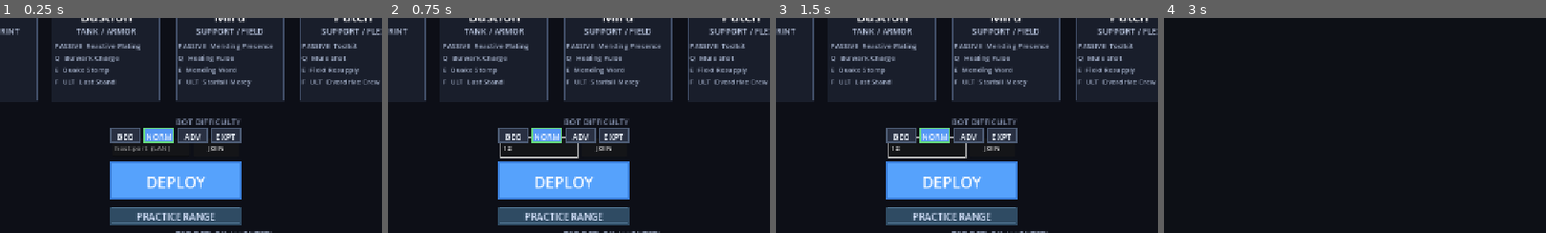
Above: before the commit, frames 1-4 (left to right).
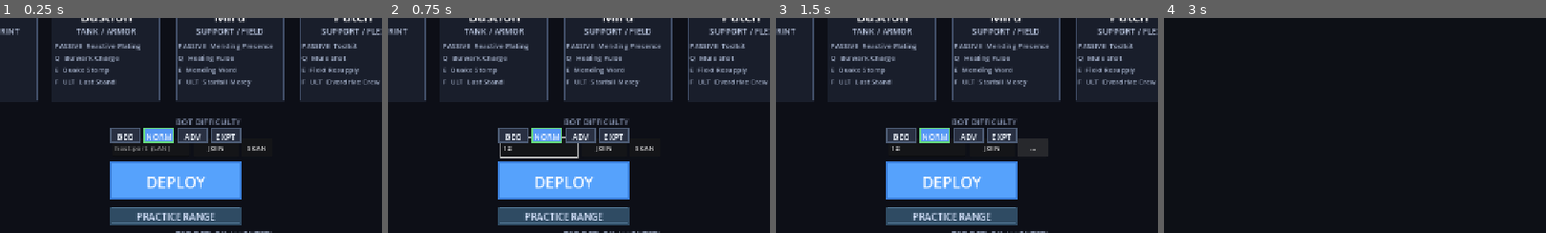
Above: after the commit, the same moments.

Repository: skyvanguard/hero-arena
Game: Godot game, scene res://main.tscn
Two runs of this game, one before a commit and one after it. Both use one fixed random seed, a clock stepped at 60 frames per second and the inputs below.
Inputs (mouse positions are % of the whole screen's width and height, from its top left):
- Up to frame 1 (0.25 s): no input
- Up to frame 2 (0.75 s): click (47, 80) at 0.52 s; type "12" at 0.6 s
- Up to frame 3 (1.5 s): click (61, 80) at 1.25 s, where only the run after the commit has a clickable "SCAN"
- Up to frame 4 (3 s): click (61, 80) at 2 s, where only the run after the commit has a clickable "..."; click "JOIN" at 2.75 s
The pictures show only the part of the screen within x 27-77%, y 50-100%; the shares and areas given below are measured in that part.

The runs differ from the first frame. In frame 1, less than 0.1% of the frame differs, in the area x 64-70%, y 59-62%; in frame 2, less than 0.1%; in frame 3, 0.9%, in the area x 29-72%, y 55-66%; in frame 4, nothing differs.

Commit message:
feat: hero-select SCAN (broadcast + unicast discovery, tap-to-fill rows)
SCAN button next to JOIN: broadcasts the discovery ping and unicasts it to the explicit host in the join field (if any). Up to two result rows on the join row (right of SCAN, left of the edit) show ip:port; tapping one fills the join field. Shows no servers found on an empty scan; disabled while scanning. The scanner is pumped from _process while in flight.

Diff:
--- a/game/ui/hero_select.gd
+++ b/game/ui/hero_select.gd
@@ -11,6 +11,12 @@
 var _practice_btn: Control
 var _join_edit: LineEdit
 var _join_btn: Button
+var _scan_btn: Button
+var _result_a: Button
+var _result_b: Button
+var _scanner: DiscoveryScanner = null
+var _scan_active := false
+var _scan_count := 0
 var _hero: HeroData = null
 var _cards: Array = []
 var _diff_btns: Array = []
@@ -25,6 +31,11 @@
 	_hero = hd
 	for c in _cards:
 		c.control.queue_redraw()
+
+func _process(_delta: float) -> void:
+	# Pump the LAN discovery scanner while a scan is in flight.
+	if _scan_active and _scanner != null:
+		_scanner.pump()
 
 func _unhandled_input(event: InputEvent) -> void:
 	if event is InputEventKey and event.pressed and not event.echo:
@@ -194,9 +205,79 @@
 	_join_btn.add_theme_font_size_override("font_size", 12)
 	_join_btn.pressed.connect(_join)
 	add_child(_join_btn)
+	# LAN discovery (Phase 5): SCAN broadcasts the discovery port (and
+	# unicasts it too when the field holds an explicit host - that path also
+	# works across the emulator NAT, where broadcasts do not reach the host).
+	_scan_btn = Button.new()
+	_scan_btn.text = "SCAN"
+	_scan_btn.position = Vector2(vp.x * 0.5 + 110.0, vp.y - 158.0)
+	_scan_btn.size = Vector2(52.0, 26.0)
+	_scan_btn.add_theme_font_size_override("font_size", 12)
+	_scan_btn.pressed.connect(_scan)
+	add_child(_scan_btn)
+	# Up to two result slots on the row: right of SCAN and left of the edit.
+	_result_a = _make_result_slot(Vector2(vp.x * 0.5 + 166.0, vp.y - 158.0),
+			Vector2(vp.x - (vp.x * 0.5 + 166.0) - 8.0, 26.0))
+	_result_b = _make_result_slot(Vector2(8.0, vp.y - 158.0),
+			Vector2(vp.x * 0.5 - 106.0 - 16.0, 26.0))
+
+func _make_result_slot(pos: Vector2, size: Vector2) -> Button:
+	var b := Button.new()
+	b.text = ""
+	b.position = pos
+	b.size = size
+	b.add_theme_font_size_override("font_size", 11)
+	b.alignment = HORIZONTAL_ALIGNMENT_LEFT
+	b.visible = false
+	b.pressed.connect(func() -> void:
+		if b.text.begins_with("ip:"):
+			_join_edit.text = b.text.substr(3)
+			_join_edit.queue_redraw()
+	)
+	add_child(b)
+	return b
 
 func _on_join_text(_t: String) -> void:
 	_join()
+
+func _scan() -> void:
+	if _scan_active:
+		return
+	_scan_active = true
+	_scan_count = 0
+	_scan_btn.text = "..."
+	_result_a.visible = false
+	_result_b.visible = false
+	_scanner = DiscoveryScanner.new()
+	_scanner.found.connect(_on_server_found)
+	_scanner.done.connect(_on_scan_done)
+	# Unicast the explicit host from the field (if any) in addition to the
+	# broadcast.
+	var host := _join_edit.text.strip_edges()
+	var unicast := ""
+	if host != "":
+		unicast = host.split(":")[0]
+	_scanner.start(unicast)
+
+func _on_server_found(info: Dictionary) -> void:
+	var slot: Button = _result_a if _scan_count == 0 else _result_b
+	_scan_count += 1
+	var word: String = ["open", "full", "over"][clampi(int(info.state), 0, 2)]
+	slot.text = "ip:" + str(info.ip) + ":" + str(info.game_port)
+	slot.tooltip_text = str(info.ip) + ":" + str(info.game_port) + "  " + word 			+ "  " + str(info.humans) + "/" + str(info.team_size) + "  (tap to fill)"
+	slot.visible = true
+	slot.queue_redraw()
+
+func _on_scan_done(count: int) -> void:
+	_scan_active = false
+	_scan_btn.text = "SCAN"
+	_scan_btn.queue_redraw()
+	if count == 0:
+		_result_a.text = "no servers found"
+		_result_a.tooltip_text = ""
+		_result_a.visible = true
+		_result_a.queue_redraw()
+	_scanner = null
 
 func _join() -> void:
 	var hp := _join_edit.text.strip_edges()
